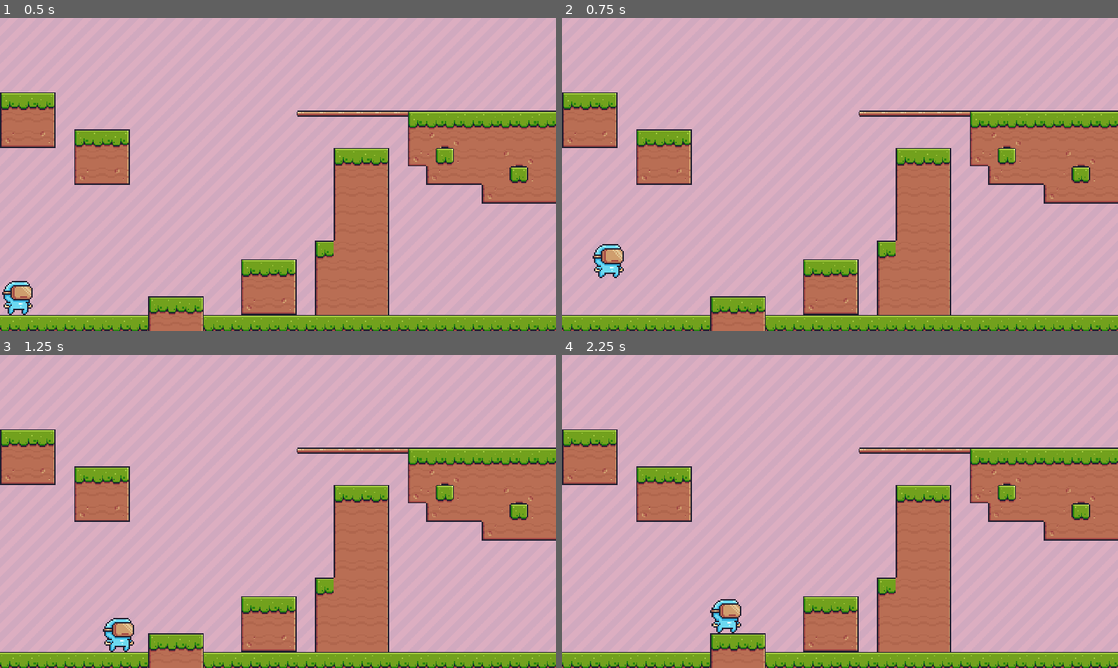
Above: before the commit, frames 1-4 (two rows, left to right).
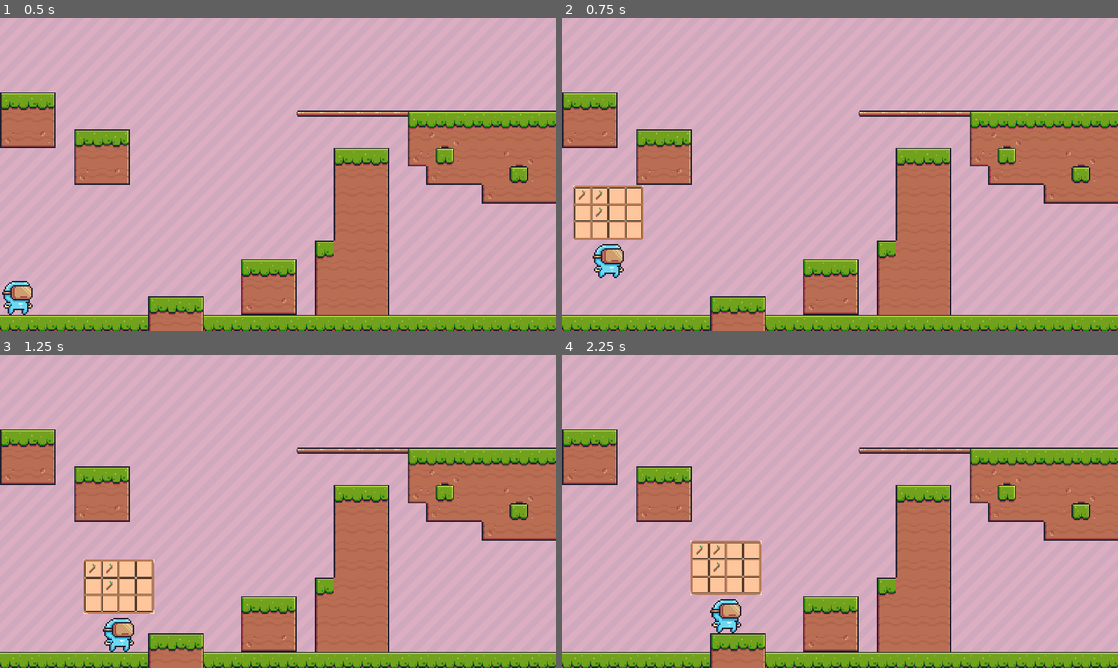
Above: after the commit, the same moments.

Repository: TheBlackDragon4/HS-GameJam2024-Platform-Conquest-Unitys-Fall
Game: Godot game, scene res://scene/main.tscn
Two runs of this game, one before a commit and one after it. Both use one fixed random seed, a clock stepped at 60 frames per second and the inputs below.
Inputs:
- Up to frame 1 (0.5 s): no input
- Up to frame 2 (0.75 s): tap Enter (ui_accept) at 0.5 s; hold Right (ui_right) from 0.53 s (still down); tap Delete at 0.6 s
- Up to frame 3 (1.25 s): keep holding Right (ui_right); tap Enter (ui_accept) at 0.77 s
- Up to frame 4 (2.25 s): tap Delete at 1.35, 2.1 s; tap Enter (ui_accept) at 1.52 s; release Right (ui_right) at 2.03 s; hold Left (ui_left) from 2.03 s (still down)

Frame 1 is identical in both runs. In frame 2, 2.2% of the frame differs, in the area x 2-15%, y 53-71%; in frame 3, 2.2%; in frame 4, 2.2%, in the area x 23-36%, y 59-77%.

Commit message:
Inventory v1 completed
I guess it should be ok.
Thank you for reading :)

Diff:
--- a/Inventory/Inv_UI.gd
+++ b/Inventory/Inv_UI.gd
@@ -1,16 +1,27 @@
 extends Control
+
+@onready var inv: Inv = preload("res://Inventory/player_inventory.tres")
+@onready var slots: Array = $NinePatchRect/GridContainer.get_children()
 
 var inv_open = false
 
 func _ready():
+	update_slots()
 	close()
 
-func _process(delta):
-	if Input.is_action_just_pressed("KEY_DELETE"):
-		if inv_open:
-			close()
-		else:
-			open()
+func update_slots():
+	for i in range(min(inv.items.size(), slots.size())):
+		slots[i].update(inv.items[i])
+
+func _input(event):
+	if event is InputEventKey and event.pressed:
+		if event.keycode == KEY_DELETE:
+			print("DELETE was pressed")
+			if inv_open:
+				close()
+			else:
+				open()
+
 
 func close():
 	inv_open = false
--- a/Inventory/inv_ui.tscn
+++ b/Inventory/inv_ui.tscn
@@ -1,14 +1,82 @@
-[gd_scene load_steps=2 format=3 uid="uid://8152nqo5ofbu"]
+[gd_scene load_steps=5 format=3 uid="uid://8152nqo5ofbu"]
 
 [ext_resource type="Script" path="res://Inventory/Inv_UI.gd" id="1_4lb87"]
+[ext_resource type="Texture2D" uid="uid://cxxo1njbpv0gp" path="res://icons/dummy/Inventory.png" id="2_dusis"]
+[ext_resource type="PackedScene" uid="uid://dpj7yi1pom1hq" path="res://Inventory/inv_ui_slot.tscn" id="3_frcr7"]
+
+[sub_resource type="CanvasItemMaterial" id="CanvasItemMaterial_xk7g7"]
+blend_mode = 1
 
 [node name="Inv_UI" type="Control"]
+material = SubResource("CanvasItemMaterial_xk7g7")
+custom_minimum_size = Vector2(86, 66)
 layout_mode = 3
 anchors_preset = 15
 anchor_right = 1.0
 anchor_bottom = 1.0
+offset_right = -1676.0
+offset_bottom = -893.0
 grow_horizontal = 2
 grow_vertical = 2
 script = ExtResource("1_4lb87")
 
-[node name="CanvasModulate" type="CanvasModulate" parent="."]
+[node name="NinePatchRect" type="NinePatchRect" parent="."]
+layout_mode = 0
+offset_right = 244.0
+offset_bottom = 187.0
+texture = ExtResource("2_dusis")
+patch_margin_left = 6
+patch_margin_top = 6
+patch_margin_right = 6
+patch_margin_bottom = 6
+
+[node name="GridContainer" type="GridContainer" parent="NinePatchRect"]
+layout_mode = 1
+anchors_preset = 8
+anchor_left = 0.5
+anchor_top = 0.5
+anchor_right = 0.5
+anchor_bottom = 0.5
+offset_left = -38.0
+offset_top = -28.0
+offset_right = 38.0
+offset_bottom = 28.0
+grow_horizontal = 2
+grow_vertical = 2
+columns = 4
+
+[node name="Inv_UI_Slot1" parent="NinePatchRect/GridContainer" instance=ExtResource("3_frcr7")]
+layout_mode = 2
+
+[node name="Inv_UI_Slot2" parent="NinePatchRect/GridContainer" instance=ExtResource("3_frcr7")]
+layout_mode = 2
+
+[node name="Inv_UI_Slot3" parent="NinePatchRect/GridContainer" instance=ExtResource("3_frcr7")]
+layout_mode = 2
+
+[node name="Inv_UI_Slot4" parent="NinePatchRect/GridContainer" instance=ExtResource("3_frcr7")]
+layout_mode = 2
+
+[node name="Inv_UI_Slot5" parent="NinePatchRect/GridContainer" instance=ExtResource("3_frcr7")]
+layout_mode = 2
+
+[node name="Inv_UI_Slot6" parent="NinePatchRect/GridContainer" instance=ExtResource("3_frcr7")]
+layout_mode = 2
+
+[node name="Inv_UI_Slot7" parent="NinePatchRect/GridContainer" instance=ExtResource("3_frcr7")]
+layout_mode = 2
+
+[node name="Inv_UI_Slot8" parent="NinePatchRect/GridContainer" instance=ExtResource("3_frcr7")]
+layout_mode = 2
+
+[node name="Inv_UI_Slot9" parent="NinePatchRect/GridContainer" instance=ExtResource("3_frcr7")]
+layout_mode = 2
+
+[node name="Inv_UI_Slot10" parent="NinePatchRect/GridContainer" instance=ExtResource("3_frcr7")]
+layout_mode = 2
+
+[node name="Inv_UI_Slot11" parent="NinePatchRect/GridContainer" instance=ExtResource("3_frcr7")]
+layout_mode = 2
+
+[node name="Inv_UI_Slot12" parent="NinePatchRect/GridContainer" instance=ExtResource("3_frcr7")]
+layout_mode = 2
--- /dev/null
+++ b/Inventory/inv_ui_slot.gd
@@ -0,0 +1,10 @@
+extends Panel
+
+@onready var item_visual: Sprite2D = $CenterContainer/Panel/Item_Display
+
+func update(item: InvItem):
+	if !item:
+		item_visual.visible = false
+	else:
+		item_visual.visible = true
+		item_visual.texture = item.texture
--- /dev/null
+++ b/Inventory/inv_ui_slot.tscn
@@ -0,0 +1,45 @@
+[gd_scene load_steps=3 format=3 uid="uid://dpj7yi1pom1hq"]
+
+[ext_resource type="Texture2D" uid="uid://cs6kg7wisdmps" path="res://icons/dummy/Inventory_Tile.png" id="1_0o1gy"]
+[ext_resource type="Script" path="res://Inventory/inv_ui_slot.gd" id="1_gx4ym"]
+
+[node name="Inv_UI_Slot" type="Panel"]
+self_modulate = Color(1, 1, 1, 0)
+custom_minimum_size = Vector2(55, 55)
+anchors_preset = -1
+anchor_left = 0.014
+anchor_top = 0.025
+anchor_right = 0.029
+anchor_bottom = 0.051
+offset_left = -26.88
+offset_top = -27.0
+offset_right = -0.68
+offset_bottom = -0.0800018
+grow_horizontal = 2
+grow_vertical = 2
+script = ExtResource("1_gx4ym")
+
+[node name="Sprite2D" type="Sprite2D" parent="."]
+scale = Vector2(1.375, 1.375)
+texture = ExtResource("1_0o1gy")
+centered = false
+
+[node name="CenterContainer" type="CenterContainer" parent="."]
+custom_minimum_size = Vector2(55, 55)
+layout_mode = 1
+anchors_preset = 8
+anchor_left = 0.5
+anchor_top = 0.5
+anchor_right = 0.5
+anchor_bottom = 0.5
+offset_left = -27.5
+offset_top = -27.5
+offset_right = 27.5
+offset_bottom = 27.5
+grow_horizontal = 2
+grow_vertical = 2
+
+[node name="Panel" type="Panel" parent="CenterContainer"]
+layout_mode = 2
+
+[node name="Item_Display" type="Sprite2D" parent="CenterContainer/Panel"]
--- a/project.godot
+++ b/project.godot
@@ -26,14 +26,6 @@
 window/size/mode=3
 window/stretch/mode="canvas_items"
 
-[input]
-
-"Open Inventory"={
-"deadzone": 0.5,
-"events": [Object(InputEventKey,"resource_local_to_scene":false,"resource_name":"","device":-1,"window_id":0,"alt_pressed":false,"shift_pressed":false,"ctrl_pressed":false,"meta_pressed":false,"pressed":false,"keycode":0,"physical_keycode":4194312,"key_label":0,"unicode":0,"echo":false,"script":null)
-]
-}
-
 [physics]
 
 2d/default_gravity=2420.0
--- a/scene/Inventory.tscn
+++ b/scene/Inventory.tscn
@@ -14,5 +14,7 @@
 anchors_preset = 0
 anchor_right = 0.0
 anchor_bottom = 0.0
+offset_right = 86.0
+offset_bottom = 66.0
 grow_horizontal = 1
 grow_vertical = 1
--- a/scene/main.tscn
+++ b/scene/main.tscn
@@ -1,8 +1,9 @@
-[gd_scene load_steps=6 format=3 uid="uid://bpa5og3fnpu7f"]
+[gd_scene load_steps=7 format=3 uid="uid://bpa5og3fnpu7f"]
 
 [ext_resource type="Texture2D" uid="uid://c6f6ebkcd4ers" path="res://assets/Background/Pink.png" id="1_c0wr7"]
 [ext_resource type="Texture2D" uid="uid://jln6cg53ypjq" path="res://assets/Terrain/Terrain (16x16).png" id="2_rkeko"]
 [ext_resource type="PackedScene" uid="uid://cfhp8gk08xd12" path="res://player/main_character.tscn" id="3_p3ibi"]
+[ext_resource type="PackedScene" uid="uid://8152nqo5ofbu" path="res://Inventory/inv_ui.tscn" id="4_nxttg"]
 
 [sub_resource type="TileSetAtlasSource" id="TileSetAtlasSource_gshfq"]
 texture = ExtResource("2_rkeko")
@@ -488,3 +489,10 @@
 
 [node name="CharacterBody2D" parent="Node" instance=ExtResource("3_p3ibi")]
 position = Vector2(-352, 1)
+
+[node name="Inv_UI" parent="Node/CharacterBody2D" instance=ExtResource("4_nxttg")]
+z_index = 5
+offset_left = 290.0
+offset_top = 704.0
+offset_right = 376.0
+offset_bottom = 770.0
Binary file added: icons/dummy/Inventory.png
Not shown, added: icons/dummy/Inventory.png.import
Binary file added: icons/dummy/Inventory_Tile.png
Not shown, added: icons/dummy/Inventory_Tile.png.import
Binary file changed: icons/dummy/stick.png
